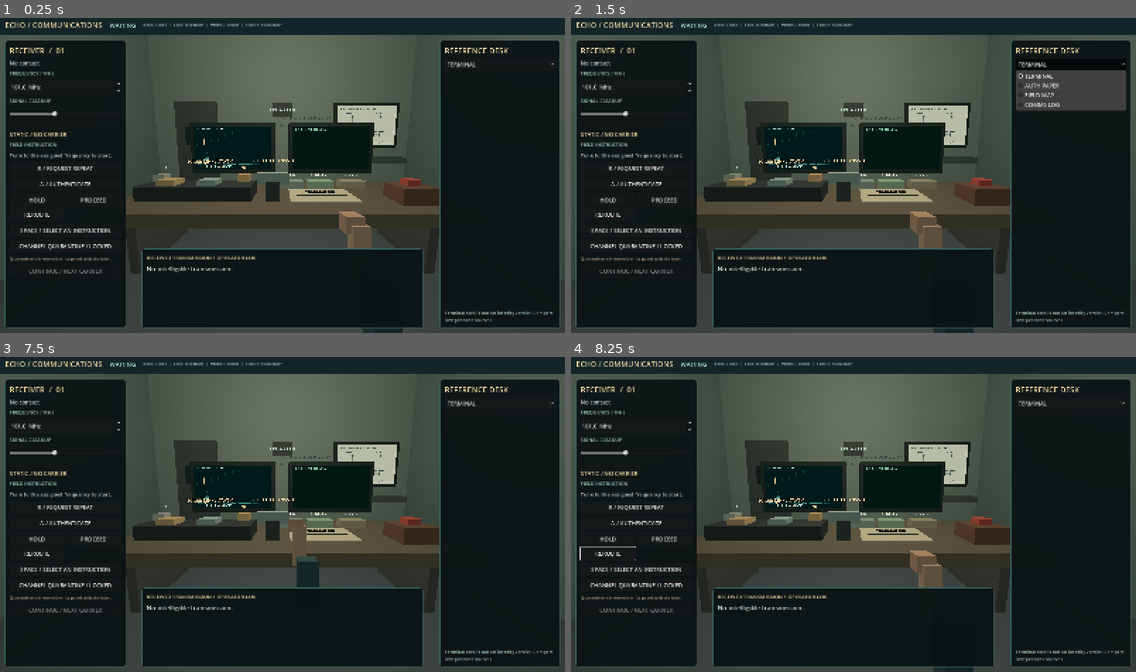
Above: before the commit, frames 1-4 (two rows, left to right).
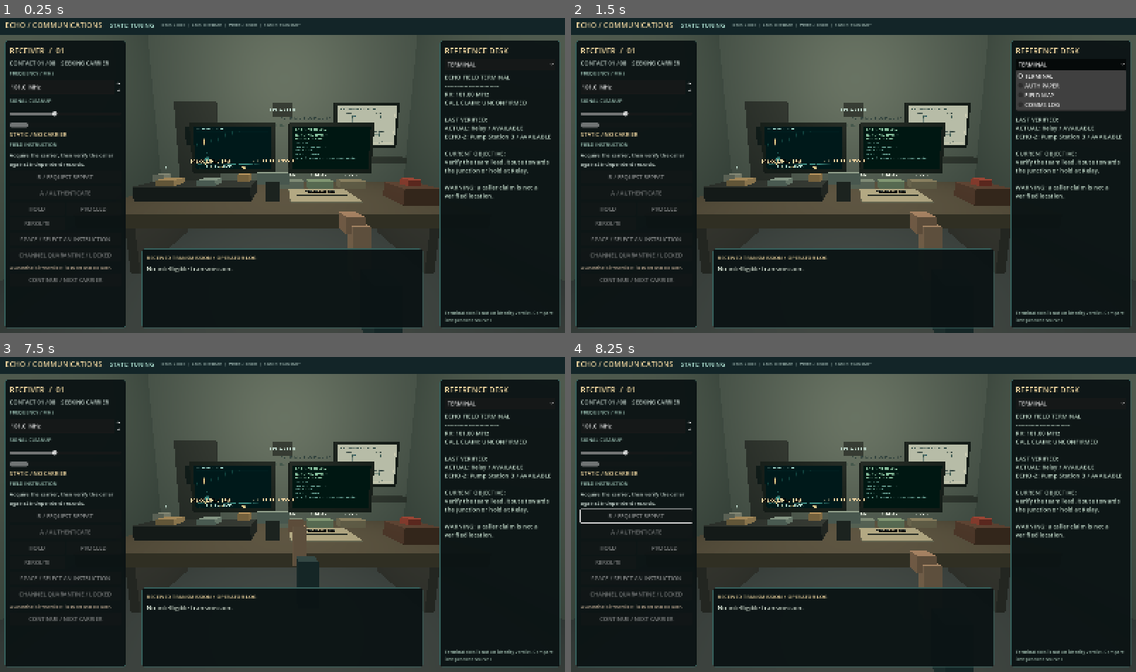
Above: after the commit, the same moments.

Repository: MOTHblank/DoYouCopy
Game: Godot game, scene res://game/main/main.tscn
The game is run twice, just before and just after one commit, with the same random seed, the same clock (stepped at 60 frames per second) and the same inputs.
Inputs (mouse positions are in pixels of both pictures, inside the frame that each line leads up to):
- Up to frame 1 (0.25 s): no input
- Up to frame 2 (1.5 s): click (638, 169) at 0.5 s, where only the run before the commit has a clickable "R / REQUEST REPEAT"; click "TERMINAL" at 1.25 s
- Up to frame 3 (7.5 s): click (67, 523) at 2 s, where only the run before the commit has a clickable "A / AUTHENTICATE"; click (39, 539) at 2.75 s, where only the run before the commit has a clickable "HOLD"; click (96, 539) at 3.5 s, where only the run before the commit has a clickable "PROCEED"; click (39, 552) at 4.25 s, where only the run before the commit has a clickable "REROUTE"; click (67, 568) at 5 s, where only the run before the commit has a clickable "SPACE / SELECT AN INSTRUCTION"; click (67, 583) at 5.75 s, where only the run before the commit has a clickable "CHANNEL QUARANTINE / LOCKED"; tap Enter at 6.5 s; move the mouse to (406, 498) at 6.52 s; hold Up 6.53-7.25 s; tap R at 6.6 s; click (406, 498) at 6.67 s; tap Space at 6.77, 7.25 s; drag from (169, 530) to (254, 577) at 7.27 s
- Up to frame 4 (8.25 s): move the mouse to (910, 442) at 8.02 s; hold Up from 8.03 s (still down); tap 2 at 8.1 s

The runs differ from the first frame. In frame 1, 4.0% of the frame differs, in the area x 1-98%, y 1-84%; in frame 2, 3.7%; in frame 3, 4.0%; in frame 4, 4.2%.
Error before the commit: Parse Error: Cannot infer the type of "agent_lost" variable because the value doesn't have a set type. (res://game/scenario/scenario_state.gd:112)

Commit message:
fix: declare ending result as Boolean for Godot 4.7 compiler

Diff:
--- a/game/scenario/scenario_state.gd
+++ b/game/scenario/scenario_state.gd
@@ -100,7 +100,7 @@
 func ending_family() -> String:
 	# An unquarantined alternate route can also be contained by consistently
 	# rejecting the learned copy and rerouting the last verified agent.
-	var sealed := quarantined_channels.has("A-ALT")
+	var sealed: bool = quarantined_channels.has("A-ALT")
 	if decisions.get("C08", "") == "PROCEED":
 		# A final blind clearance compromises even an otherwise secure shift.
 		return "OPEN_LINE"
@@ -108,7 +108,7 @@
 		# HOLD and REROUTE protect lives, but do not physically isolate
 		# an alternate carrier. Only a sealed route is contained.
 		return "OPEN_LINE"
-	var agent_lost := (
+	var agent_lost: bool = (
 		agent_status["ECHO-ACTUAL"] != "AVAILABLE"
 		or agent_status["ECHO-2"] != "AVAILABLE"
 	)
